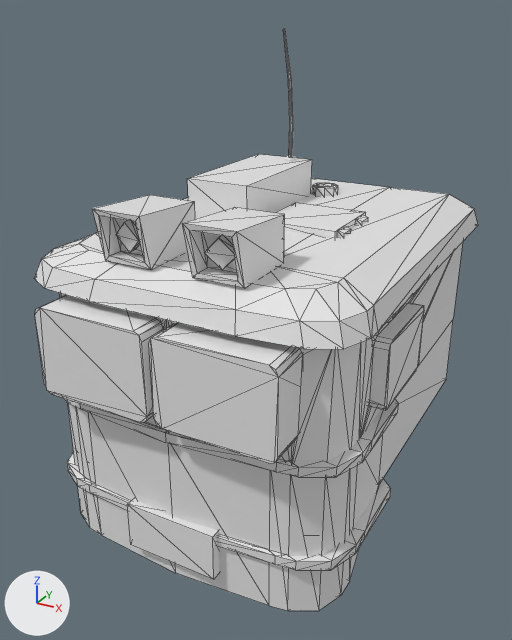
A saved change to the glTF model vehicles/models/CabModule.glb.
Rendered twice from a 50 mm lens placed at (5.53, -11.46, 7.14), pointed at (-0.21, -1.02, 1.92). Lighting does not change. The marker at lower left points along +X, +Y and +Z. Mesh edges are drawn as thin lines on the coarser meshes. Where no turn or scale is listed for an object, it has been applied to the vertices.

Before the edit, the objects in view are built like this:
```python
me_cube_030 = bpy.data.meshes.new('Cube.030')
me_cube_030.from_pydata(...)  # 24 vertices, 44 faces; spans x -2.82..2.82, y -0.85..0.85, z -0.58..0.58
me_cube_031 = bpy.data.meshes.new('Cube.031')
me_cube_031.from_pydata(...)  # 48 vertices, 88 faces; spans x -2.04..2.04, y -0.85..0.85, z -0.58..0.87
me_cube_034 = bpy.data.meshes.new('Cube.034')
me_cube_034.from_pydata(...)  # a box spanning x -0.82..0.82, y -0.19..0.19, z -0.42..0.42
ob_cube_022 = bpy.data.objects.new('Cube.022', me_cube_030)
ob_cube_022.location = (0.0, -1.75, 2.23)
ob_cube_023 = bpy.data.objects.new('Cube.023', me_cube_031)
ob_cube_023.location = (0.0, -3.67, 2.23)
ob_cube_026 = bpy.data.objects.new('Cube.026', me_cube_034)
ob_cube_026.location = (0.0, -4.06, -0.65)
# also in view: 'Cube.013' at (0.0, -3.21, 4.16); 'Cube.024' at (0.0, -2.82, 1.26); 'Cube.014' at (-0.82, 0.0, 4.07); 'Cube.012' at (0.0, -0.82, 3.5); 'Cube.016' at (0.69, -0.57, 3.81)
```
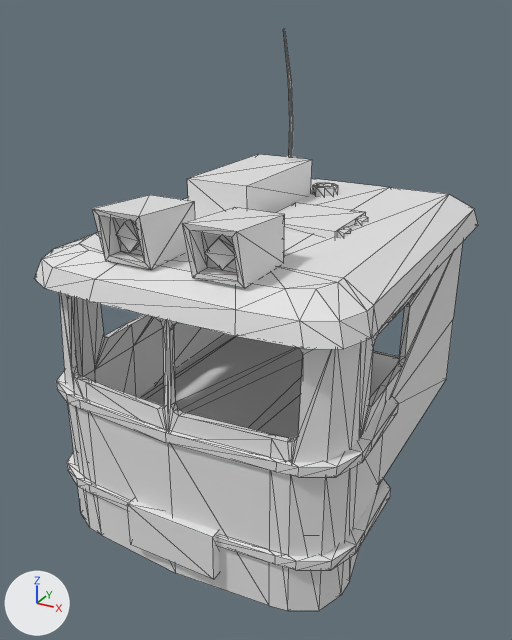
Pixel boxes [x1, y1, x2, y2] of what changed, in the pictures (512 x 640 px):
'Cube.023', deleted: before [35, 295, 303, 463]
'Cube.022', deleted: before [369, 303, 424, 410]
'Plane', unchanged, uncovered by the edit: after [139, 334, 399, 438]

The change, as a diff of the scene's bpy script:
```diff
--- a/vehicles/models/CabModule.glb.py
+++ b/vehicles/models/CabModule.glb.py
@@ ob_cube_022 @@
-ob_cube_022 = bpy.data.objects.new('Cube.022', me_cube_030)
-ob_cube_022.location = (0.0, -1.75, 2.23)
@@ ob_cube_023 @@
-ob_cube_023 = bpy.data.objects.new('Cube.023', me_cube_031)
-ob_cube_023.location = (0.0, -3.67, 2.23)
```
